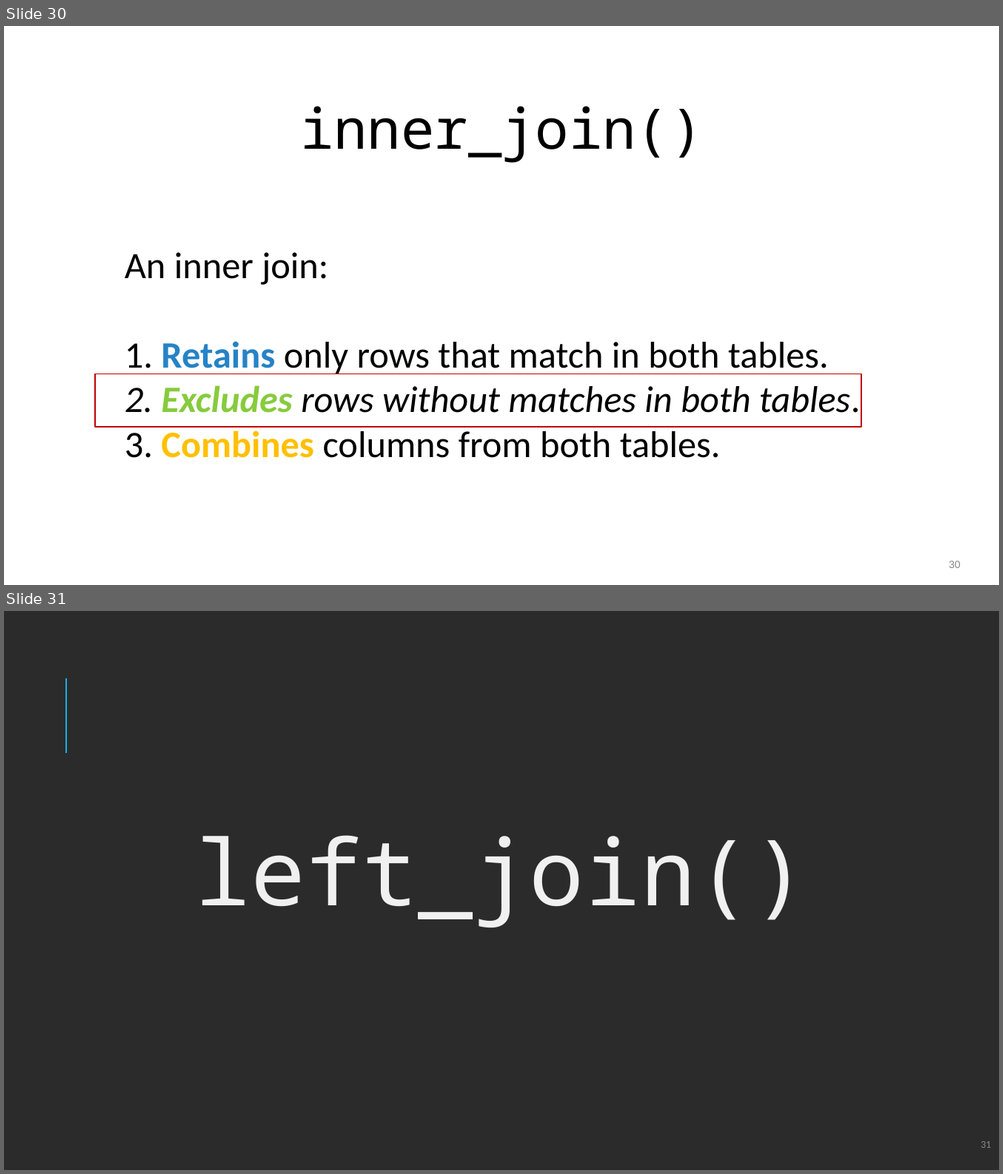
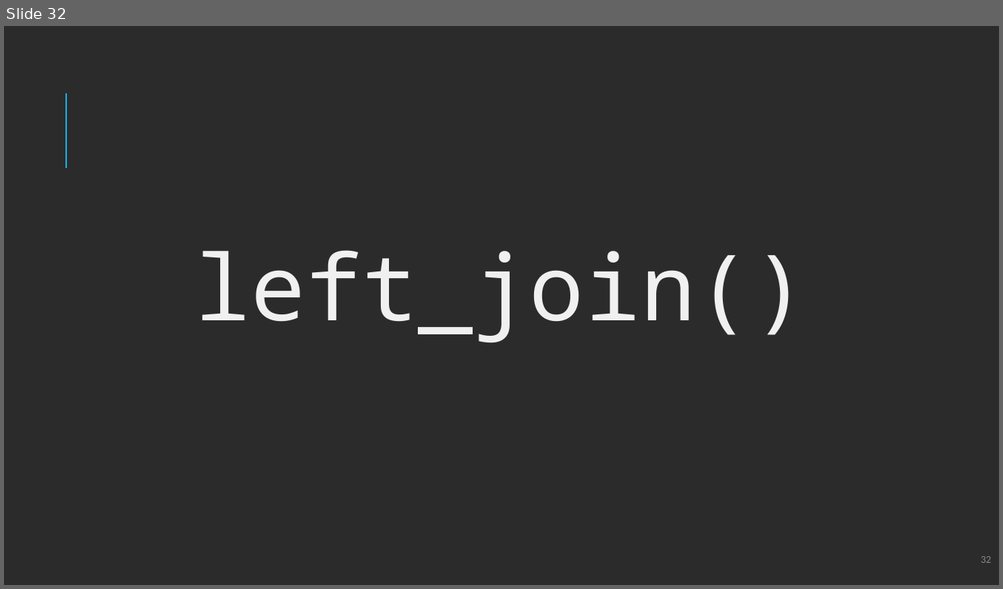
Before and after one commit to amromeo/api_r_int_db_24, a slide deck: presentations/03 - Joins.pptx. Shown one above the other, each under a label of ours: slides 30 and 31 before the commit, slide 32 after it. The pictures are 1003x1174 and 1003x589 pixels, drawn with LibreOffice and Linux fonts; fonts in the diff are those of the drawing; background and template pictures are left out; a plain dark background stands for a picture behind light text. Boxes give left, top, right and bottom in pixels: in the first picture for what was removed or moved away, otherwise in the second. Text is boxed around its words. In the diff, an @@ line names an element or a change of style, - is before the commit and + after.

```diff
--- a/presentations/03 - Joins.pptx
+++ b/presentations/03 - Joins.pptx
@@ slide 30 removed at bbox=[4, 26, 999, 585], background #FFFFFF @@
@@ text removed at bbox=[300, 106, 703, 163] @@
-inner_join()
@@ text removed at bbox=[125, 252, 859, 458] @@
-An inner join:
-1. Retains only rows that match in both tables.
-2. Excludes rows without matches in both tables.
-3. Combines columns from both tables.
@@ rectangle removed at bbox=[95, 375, 861, 427] @@
@@ page number removed at bbox=[948, 561, 960, 568] @@
-30
@@ what was slide 31 is now slide 32 @@
@@ page number at bbox=[980, 557, 990, 563]: text changed @@
-31
+32
```
Also in this commit, not shown: 3 slides changed, 2 slides added, 1 other slide removed.
